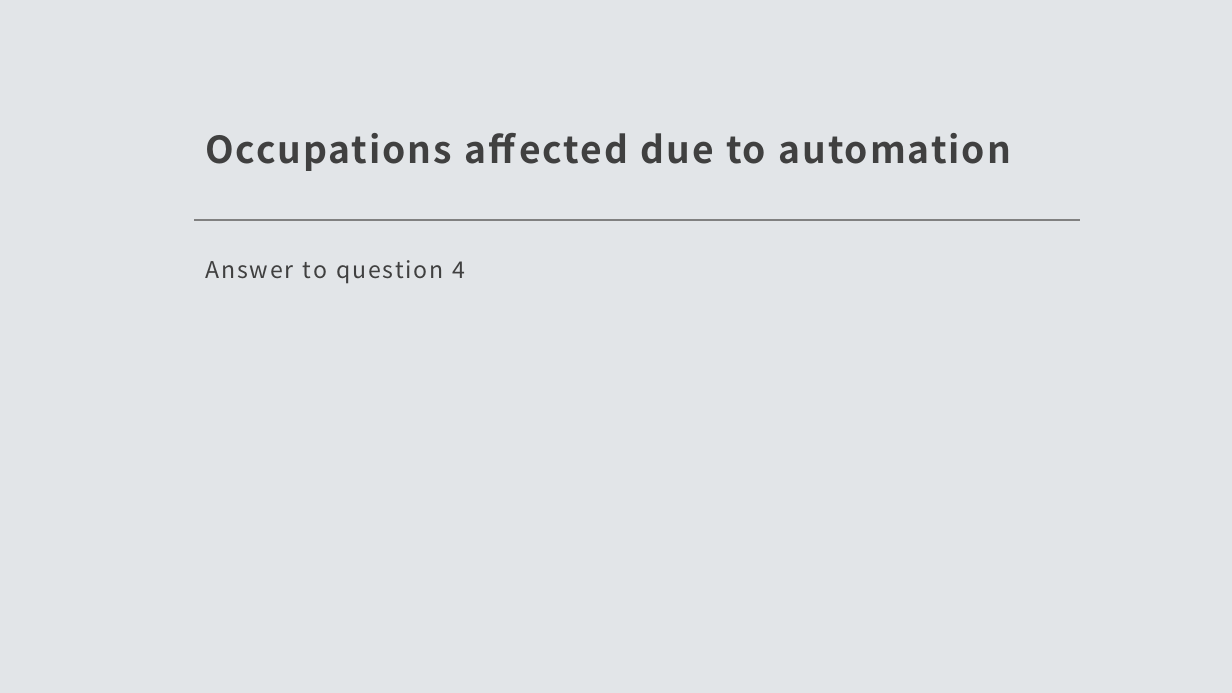
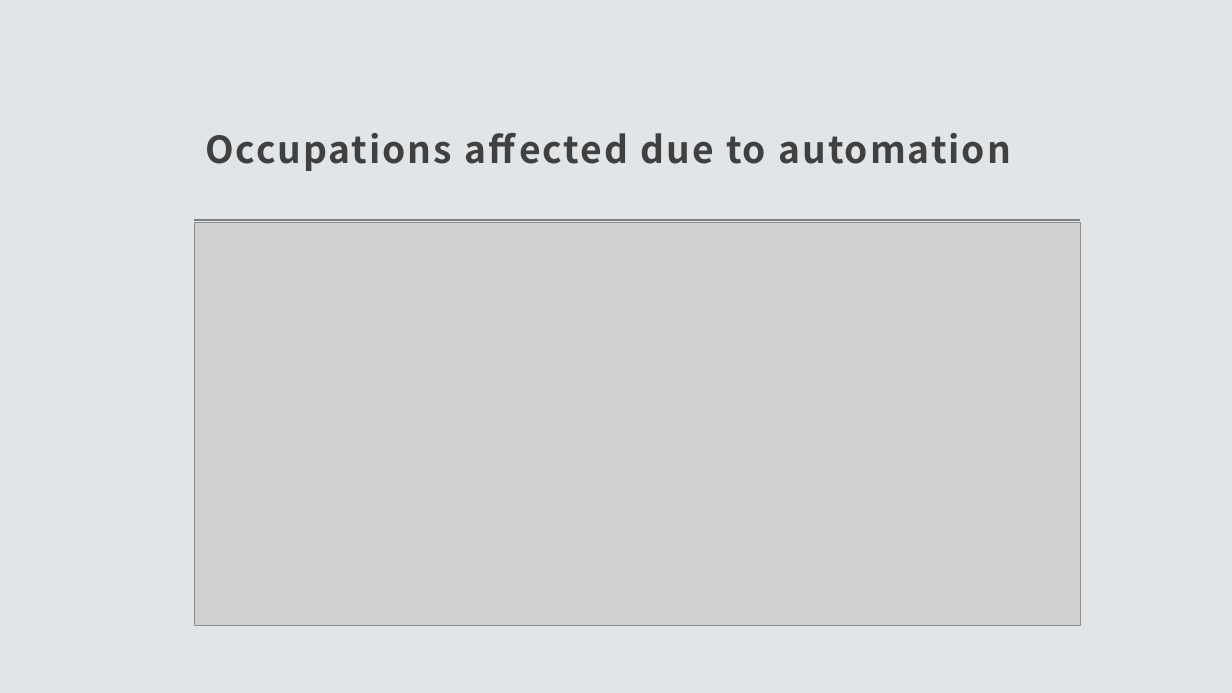
Before and after one commit to vinaya-kusuma/Project1, a slide deck: slide 15 of Project1.pptx. Drawn at 1232x693 pixels with LibreOffice and Linux fonts; fonts in the diff are those of the drawing; grey boxes stand for pictures. Boxes give left, top, right and bottom in pixels: in the first picture for what was removed or moved away, otherwise in the second. Text is boxed around its words. In the diff, an @@ line names an element or a change of style, - is before the commit and + after.

Commit message:
Analysis of impact of automation on different Ethnicity
Analysis of impact of automation on different Ethnicity,
Captured output graphs,
Analysis of impacted jobs.

```diff
--- a/Project1.pptx
+++ b/Project1.pptx
@@ picture added at <box>194,223,1080,626</box> @@
@@ text removed at <box>205,260,466,284</box> @@
-Answer to question 4
```
Also in this commit, not shown: 1 other slide changed, 2 slides added, 6 other files.
